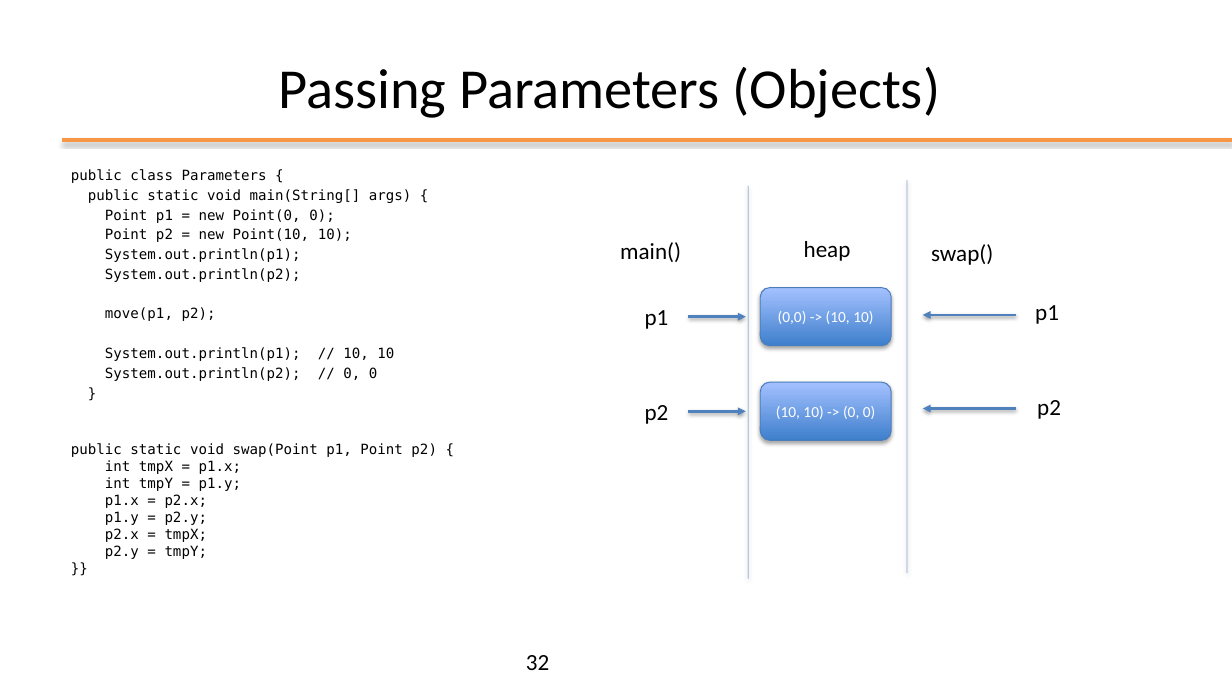
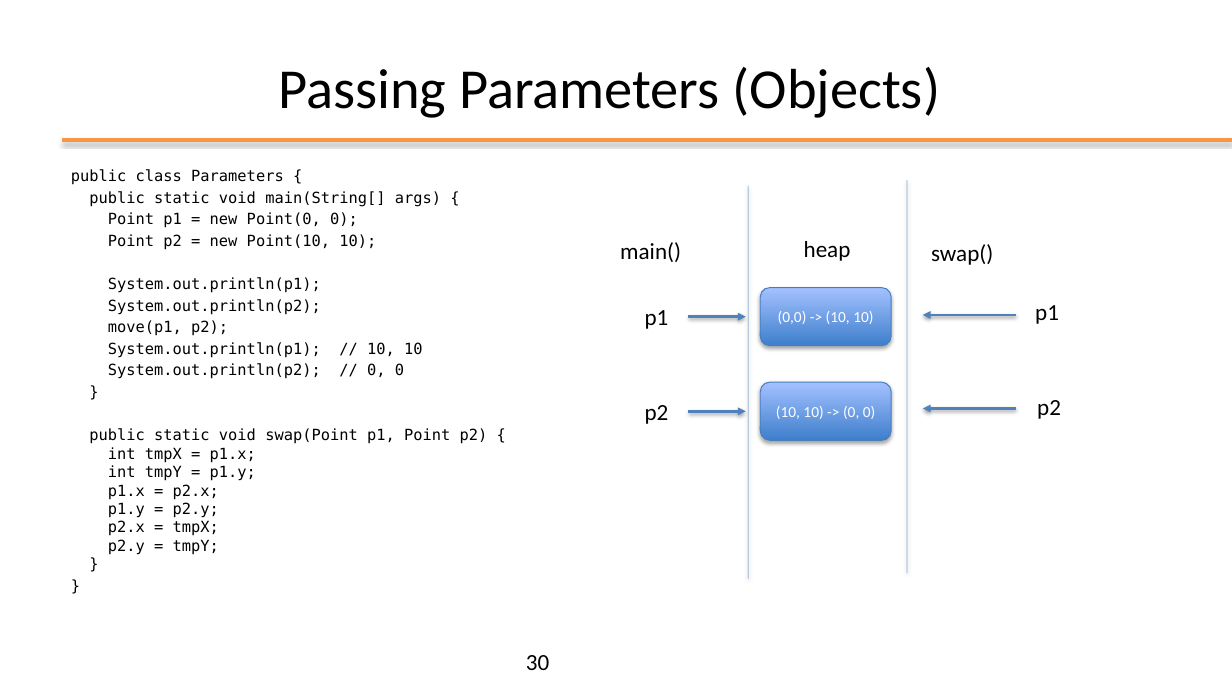
Before and after one commit to nbicocchi/learn-java-core, a slide deck: slide 30 of assets/slides/E2 - Java Basics.pptx (slide 32 before the commit). Drawn at 1232x693 pixels with LibreOffice and Linux fonts; fonts in the diff are those of the drawing; background and template pictures are left out. Boxes give left, top, right and bottom in pixels: in the first picture for what was removed or moved away, otherwise in the second. Text is boxed around its words. In the diff, an @@ line names an element or a change of style, - is before the commit and + after.

```diff
--- a/assets/slides/E2 - Java Basics.pptx
+++ b/assets/slides/E2 - Java Basics.pptx
@@ text at bbox=[71, 169, 441, 379]: size 11 to 12 pt in "public class Parameters {", "public static void main(String[] args) {", "Point p1 = new Point(0, 0);", "Point p2 = new Point(10, 10);" and 6 more places @@
@@ text at bbox=[89, 428, 488, 555]: text changed; size 11 to 12 pt @@
-public static void swap(Point p1, Point p2) {
-int tmpX = p1.x;
-int tmpY = p1.y;
-p1.x = p2.x;
-p1.y = p2.y;
-p2.x = tmpX;
-p2.y = tmpY;
-}}
+public static void swap(Point p1, Point p2) {
+int tmpX = p1.x;
+int tmpY = p1.y;
+p1.x = p2.x;
+p1.y = p2.y;
+p2.x = tmpX;
+p2.y = tmpY;
+}
+}
@@ page number at bbox=[526, 655, 549, 670]: text changed @@
-32
+30
```
Also in this commit, not shown: 23 other slides changed, 4 slides added, 3 slides removed, 1 other file.
